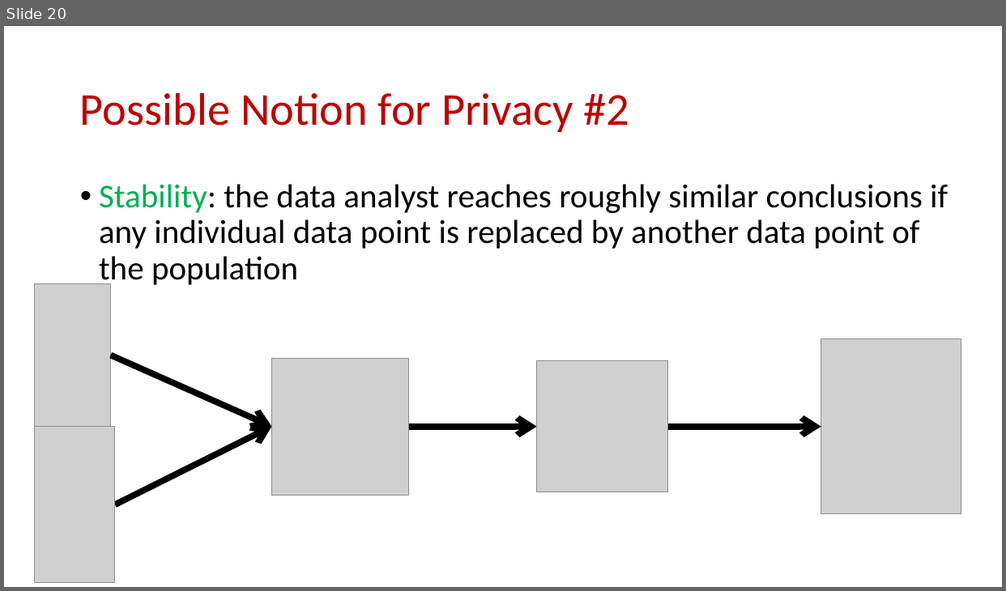
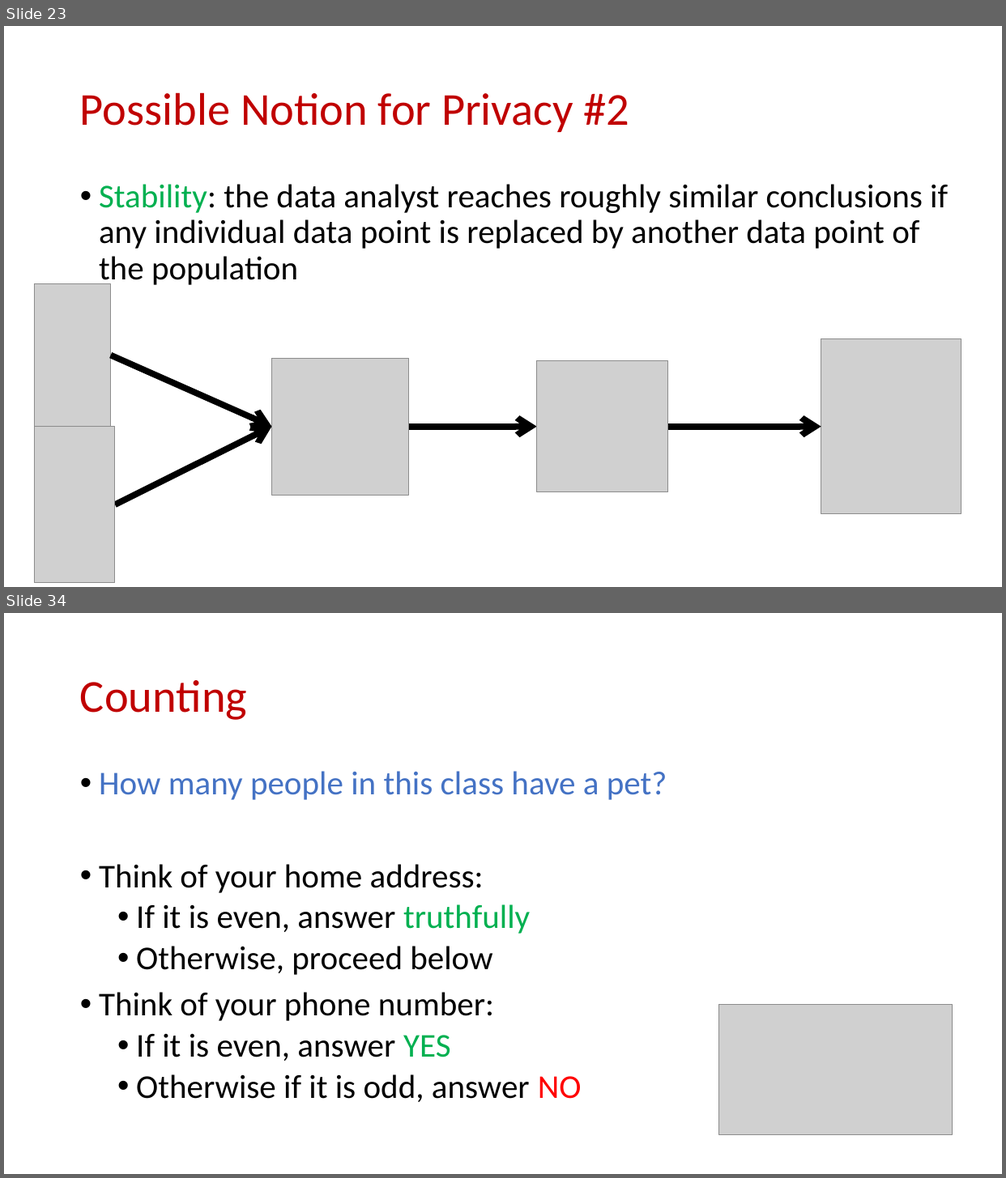
Before and after one commit to samsonzhou/samsonzhou.github.io, a slide deck: CSCE658-S24/L19.pptx. Shown one above the other, each under a label of ours: slide 20 before the commit, slides 23 and 34 after it; the slides between them are not shown. The pictures are 1006x591 and 1006x1178 pixels, drawn with LibreOffice and Linux fonts; fonts in the diff are those of the drawing; grey boxes stand for pictures. Boxes give left, top, right and bottom in pixels: in the first picture for what was removed or moved away, otherwise in the second. Text is boxed around its words. In the diff, an @@ line names an element or a change of style, - is before the commit and + after.

```diff
--- a/CSCE658-S24/L19.pptx
+++ b/CSCE658-S24/L19.pptx
@@ slide 34 added at (x1=4, y1=613, x2=1002, y2=1174), background #FFFFFF @@
@@ title added at (x1=80, y1=680, x2=247, y2=720), 44 pt, text #C00000 @@
+Counting
@@ text added at (x1=99, y1=771, x2=667, y2=1102), 32 pt, text #000000 @@
+• How many people in this class have a pet?
+• Think of your home address:
+  • If it is even, answer truthfully
+  • Otherwise, proceed below
+• Think of your phone number:
+  • If it is even, answer YES
+  • Otherwise if it is odd, answer NO
@@ picture added at (x1=719, y1=1004, x2=952, y2=1135) @@
@@ what was slide 20 is now slide 23 @@
```
Also in this commit, not shown: 1 slide changed, 27 other slides added.
